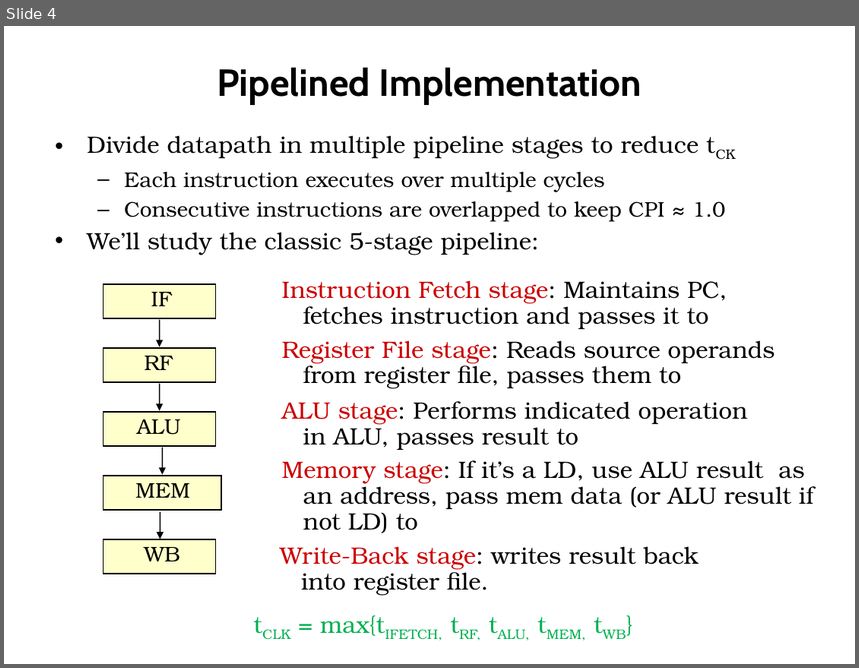
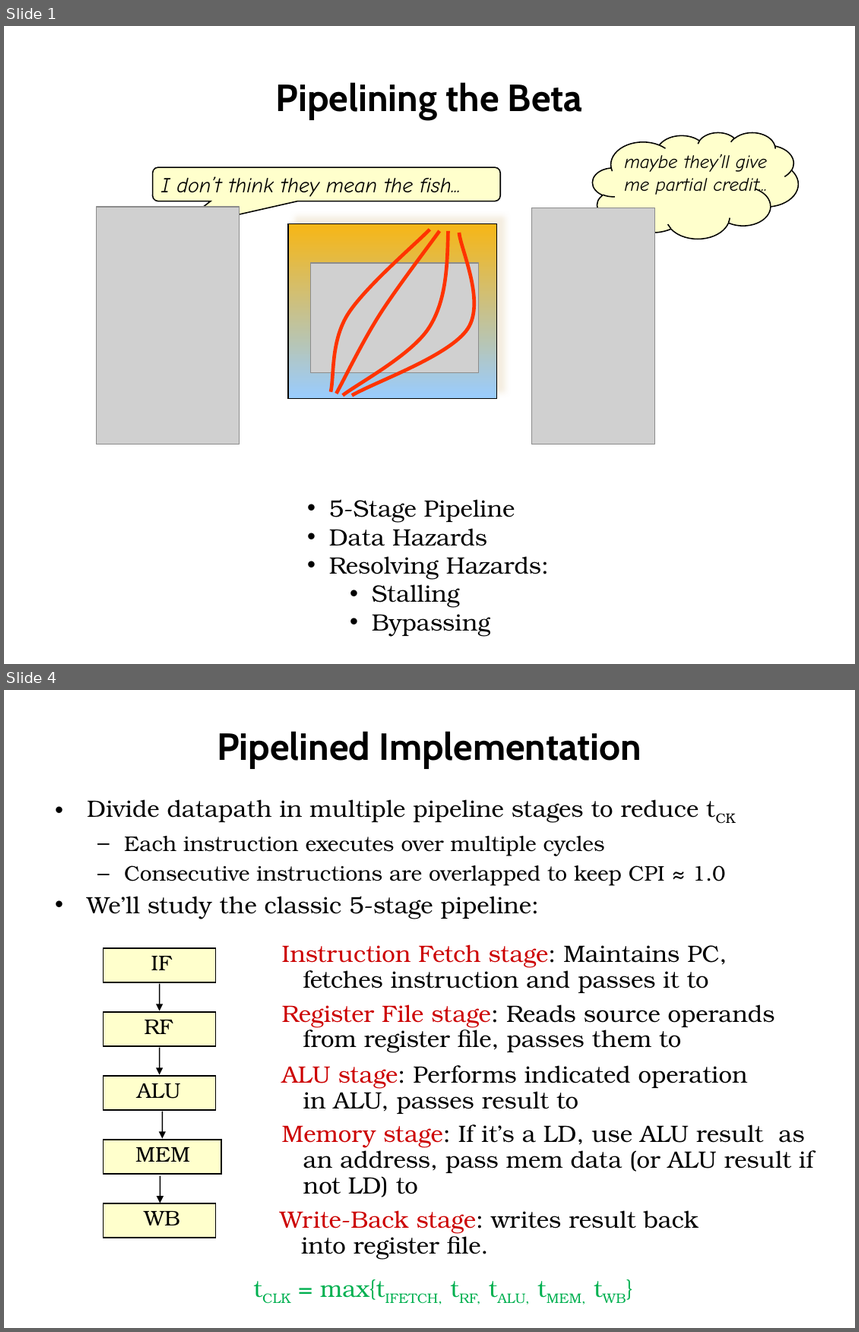
Before and after one commit to computation-structures/course, a slide deck: lecture_slides/pbeta.pptx. Shown one above the other, each under a label of ours: slide 4 before the commit, slides 1 and 4 after it; the slides between them are not shown. The pictures are 859x668 and 859x1332 pixels, drawn with LibreOffice and Linux fonts; fonts in the diff are those of the drawing; grey boxes stand for pictures. Boxes give left, top, right and bottom in pixels: in the first picture for what was removed or moved away, otherwise in the second. Text is boxed around its words. In the diff, an @@ line names an element or a change of style, - is before the commit and + after.

```diff
--- a/lecture_slides/pbeta.pptx
+++ b/lecture_slides/pbeta.pptx
@@ slide 1 added at [4, 26, 855, 664], background #FFFFFF @@
@@ title added at [276, 82, 583, 119], 32 pt, text #000000, bold @@
+Pipelining the Beta
@@ thought cloud added at [593, 132, 799, 239], fill #FFFFCC, outline #000000 1 pt @@
@@ text added at [624, 154, 767, 198], 16 pt, text #000000, italic @@
+maybe they’ll give me partial credit...
@@ rounded speech box added at [153, 167, 501, 202], fill #FFFFCC, outline #000000 1 pt @@
@@ text added at [161, 176, 461, 197], 18 pt, text #000000, italic @@
+I don’t think they mean the fish...
@@ picture added at [96, 208, 239, 445] @@
@@ group added at [288, 224, 496, 399]: 4 freeform shapes, 1 rectangle, 1 picture @@
@@ picture added at [531, 208, 655, 445] @@
@@ text added at [329, 499, 549, 637], 20 pt, text #000000 @@
+• 5-Stage Pipeline
+• Data Hazards
+• Resolving Hazards:
+  • Stalling
+  • Bypassing
```
Also in this commit, not shown: 9 slides changed, 1 slide removed, 12 other files.
